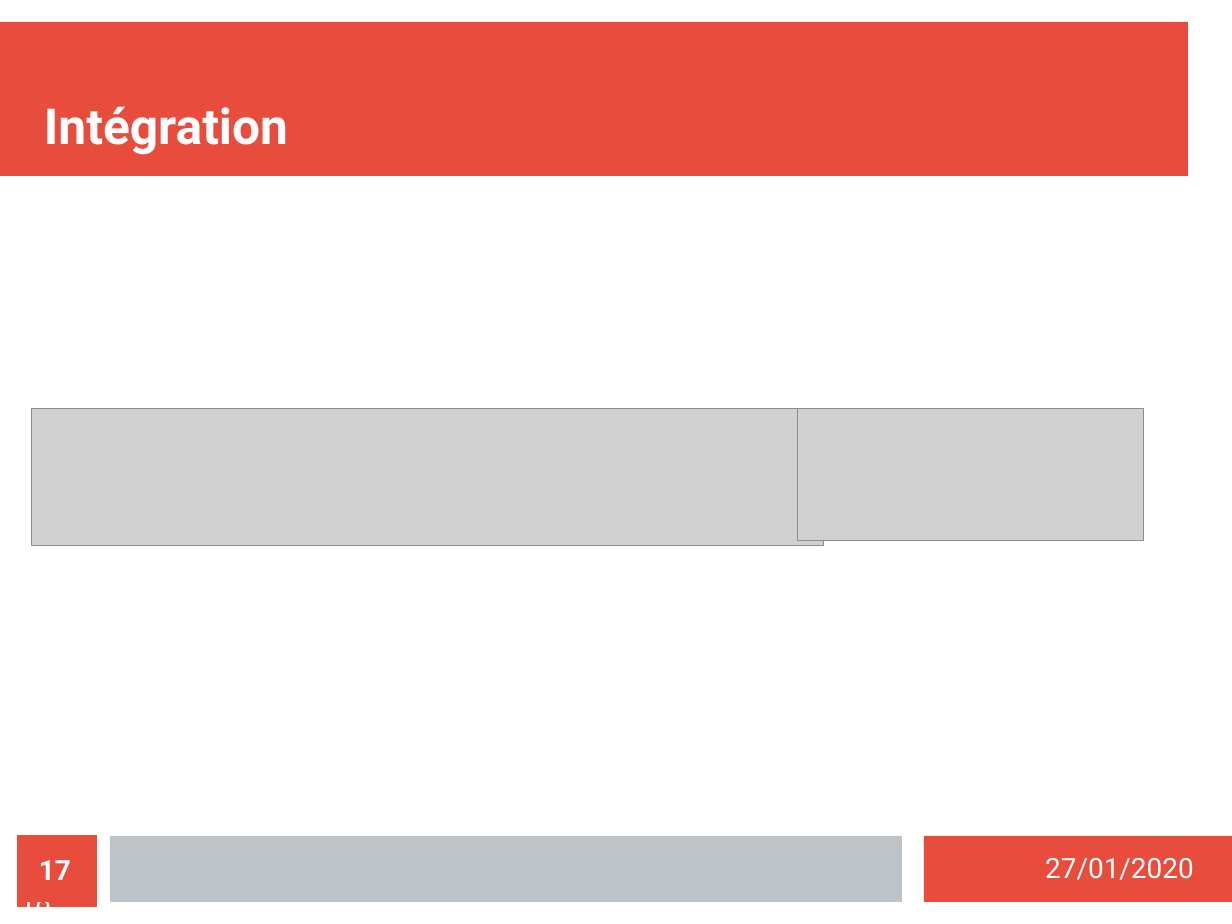
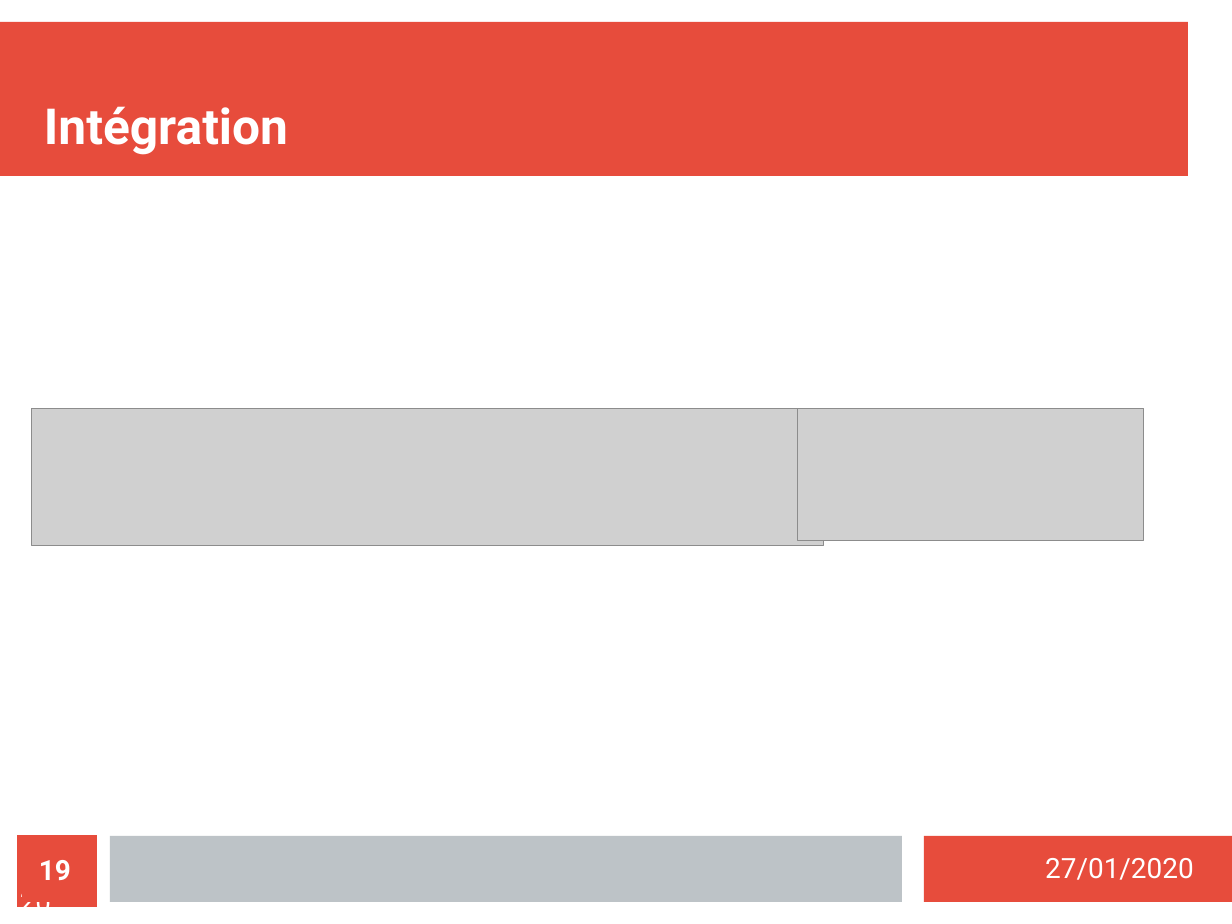
Before and after one commit to MezeretteBrice/Projet_Ronde, a slide deck: slide 19 of SOUTENANCE/Revue1/Revue1_HUREAU.odp (slide 17 before the commit). Drawn at 1232x924 pixels with LibreOffice and Linux fonts; fonts in the diff are those of the drawing; grey boxes stand for pictures. Boxes give left, top, right and bottom in pixels: in the first picture for what was removed or moved away, otherwise in the second. Text is boxed around its words. In the diff, an @@ line names an element or a change of style, - is before the commit and + after.

```diff
--- a/SOUTENANCE/Revue1/Revue1_HUREAU.odp
+++ b/SOUTENANCE/Revue1/Revue1_HUREAU.odp
@@ page number at [20,860,71,919]: text changed @@
-17 / 18
+19 / 20
@@ text at [46,860,89,880]: text changed @@
-/18
+/20
```
Also in this commit, not shown: 11 other slides changed, 2 slides added, 1 other file.
